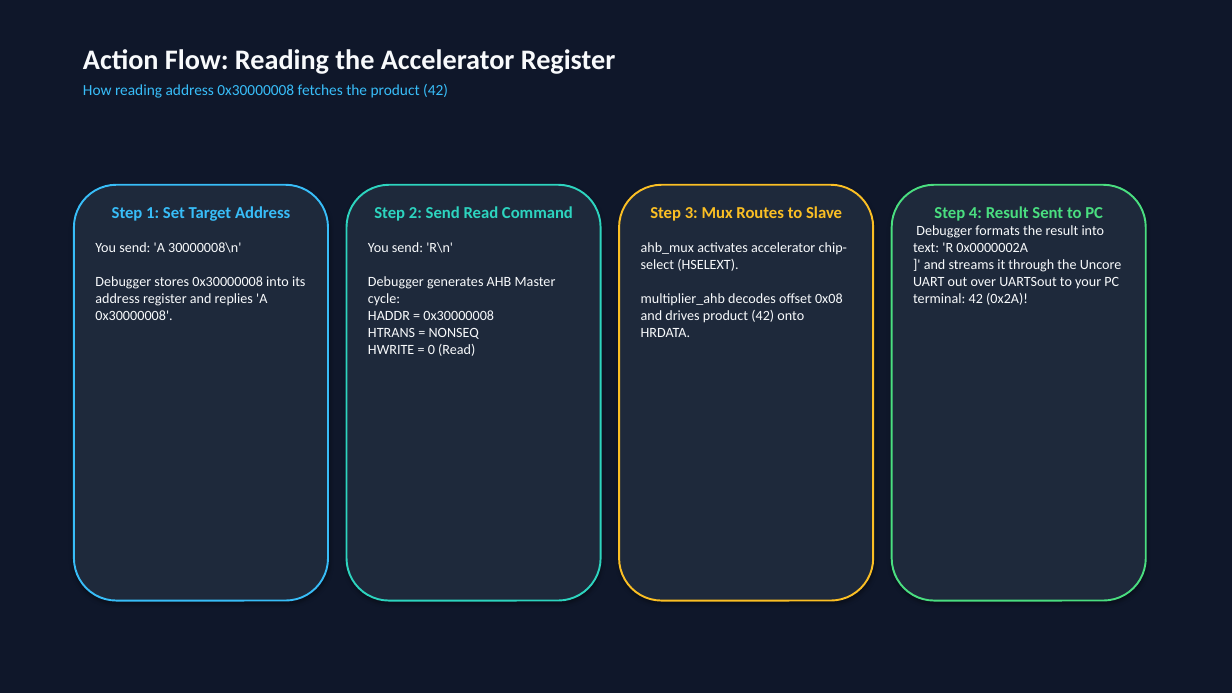
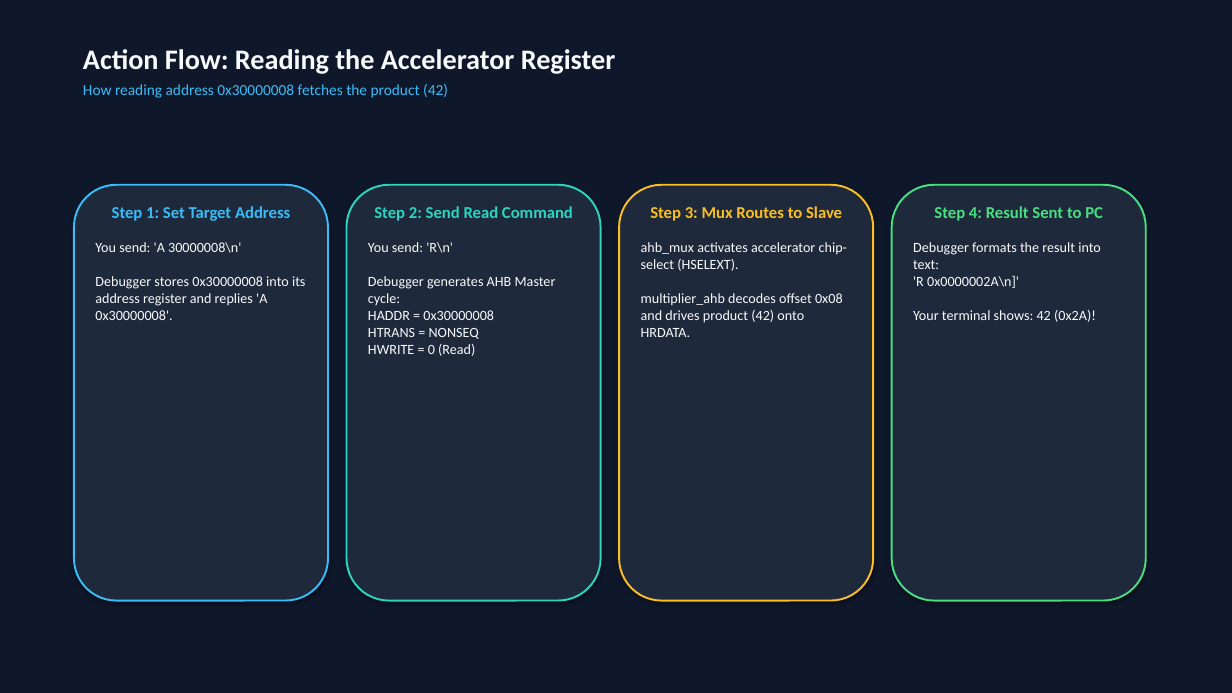
Before and after one commit to BommisettyGanesh/cvw, a slide deck: slide 7 of 1tops_soc/src/debugger/soc_debugger_architecture.pptx. Drawn at 1232x693 pixels with LibreOffice and Linux fonts; fonts in the diff are those of the drawing. Boxes give left, top, right and bottom in pixels: in the first picture for what was removed or moved away, otherwise in the second. Text is boxed around its words. In the diff, an @@ line names an element or a change of style, - is before the commit and + after.

Commit message:
updated debugger connection and ignore files

```diff
--- a/1tops_soc/src/debugger/soc_debugger_architecture.pptx
+++ b/1tops_soc/src/debugger/soc_debugger_architecture.pptx
@@ text in rounded rectangle at (913,242,1101,322): text changed @@
-Debugger formats the result into text: 'R 0x0000002A
-]' and streams it through the Uncore UART out over UARTSout to your PC terminal: 42 (0x2A)!
+Debugger formats the result into text:
+'R 0x0000002A\n]'
+Your terminal shows: 42 (0x2A)!
```
Also in this commit, not shown: 3 other slides changed, 11 other files.
